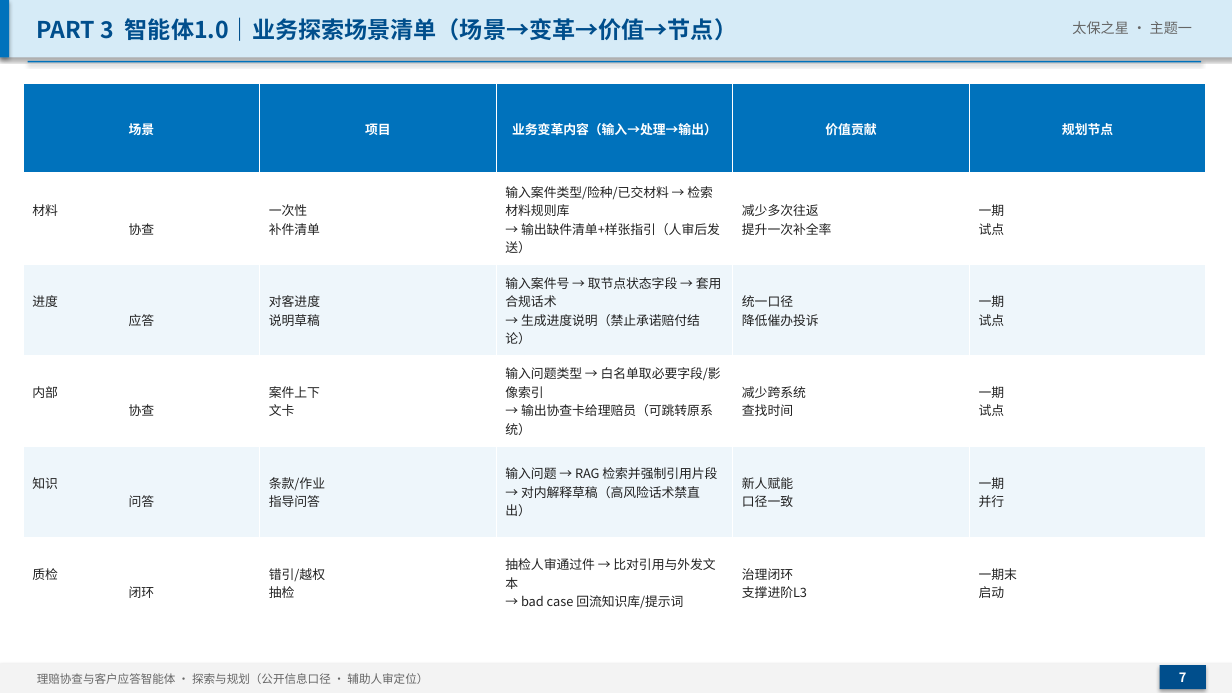
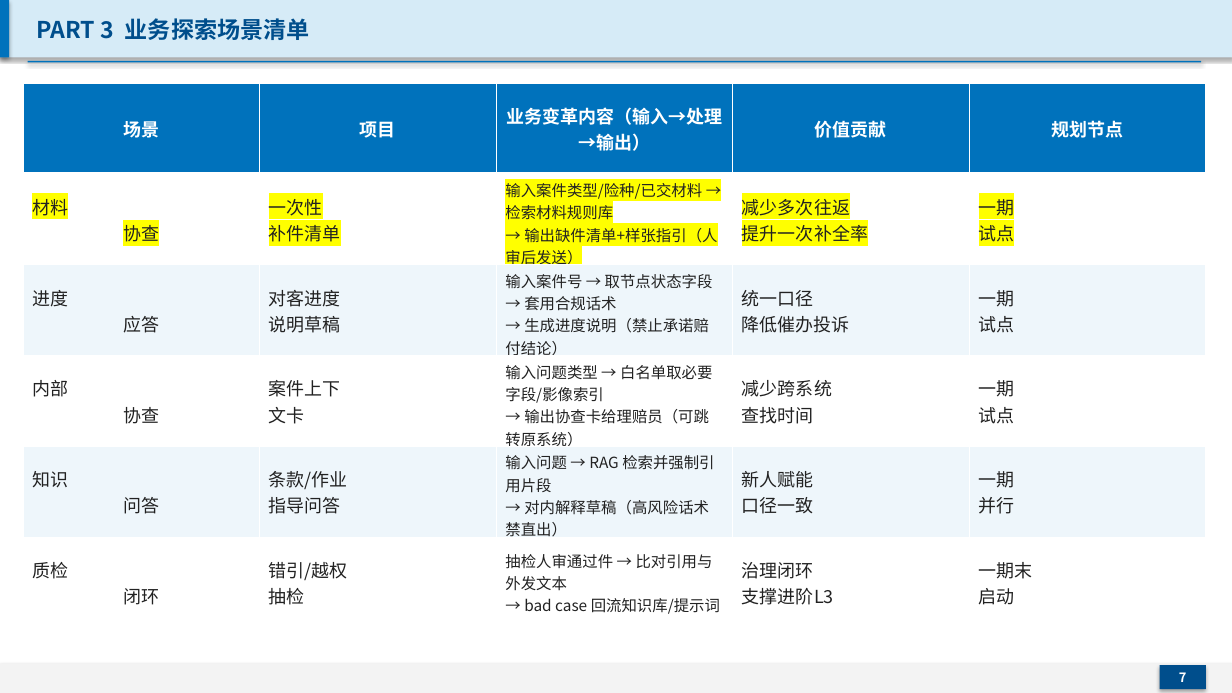
Before and after one commit to Haoooaa/planning-sourcing-system, a slide deck: slide 7 of claims-assist/deck.pptx. Drawn at 1232x693 pixels with LibreOffice and Linux fonts; fonts in the diff are those of the drawing. Boxes give left, top, right and bottom in pixels: in the first picture for what was removed or moved away, otherwise in the second. Text is boxed around its words. In the diff, an @@ line names an element or a change of style, - is before the commit and + after.

```diff
--- a/claims-assist/deck.pptx
+++ b/claims-assist/deck.pptx
@@ text at (37,18,310,40): text changed @@
-PART 3 智能体1.0｜业务探索场景清单（场景→变革→价值→节点）
+PART 3 业务探索场景清单
@@ text removed at (1072,21,1192,34) @@
-太保之星 · 主题一
@@ table at (23,83,1206,628) @@
@@ size 10 to 14 pt in "场景", "项目", "业务变革内容（输入→处理→输出）", "价值贡献" and 21 more places @@
@@ highlight none to #FFFF00 in "材料 协查", "一次性 补件清单", "输入案件类型/险种/已交材料 → 检索材料规则库 → 输出缺件清单+样张指引（人审后发送）", "减少多次往返 提升一次补全率" and 1 more places @@
@@ size 10 to 12 pt in "输入案件类型/险种/已交材料 → 检索材料规则库 → 输出缺件清单+样张指引（人审后发送）", "输入案件号 → 取节点状态字段 → 套用合规话术 → 生成进度说明（禁止承诺赔付结论）", "输入问题类型 → 白名单取必要字段/影像索引 → 输出协查卡给理赔员（可跳转原系统）", "输入问题 → RAG 检索并强制引用片段 → 对内解释草稿（高风险话术禁直出）" and 1 more places @@
@@ text removed at (37,673,428,684) @@
-理赔协查与客户应答智能体 · 探索与规划（公开信息口径 · 辅助人审定位）
```
Also in this commit, not shown: 11 other slides changed, 3 slides added, 5 slides removed, 1 other file.
